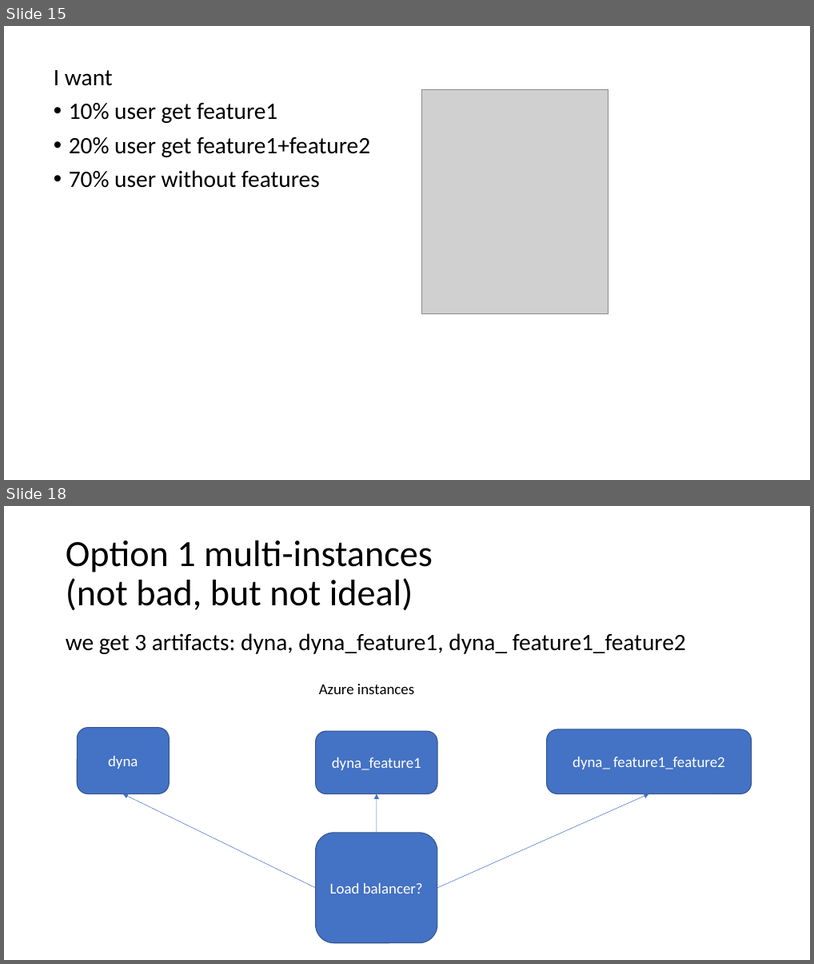
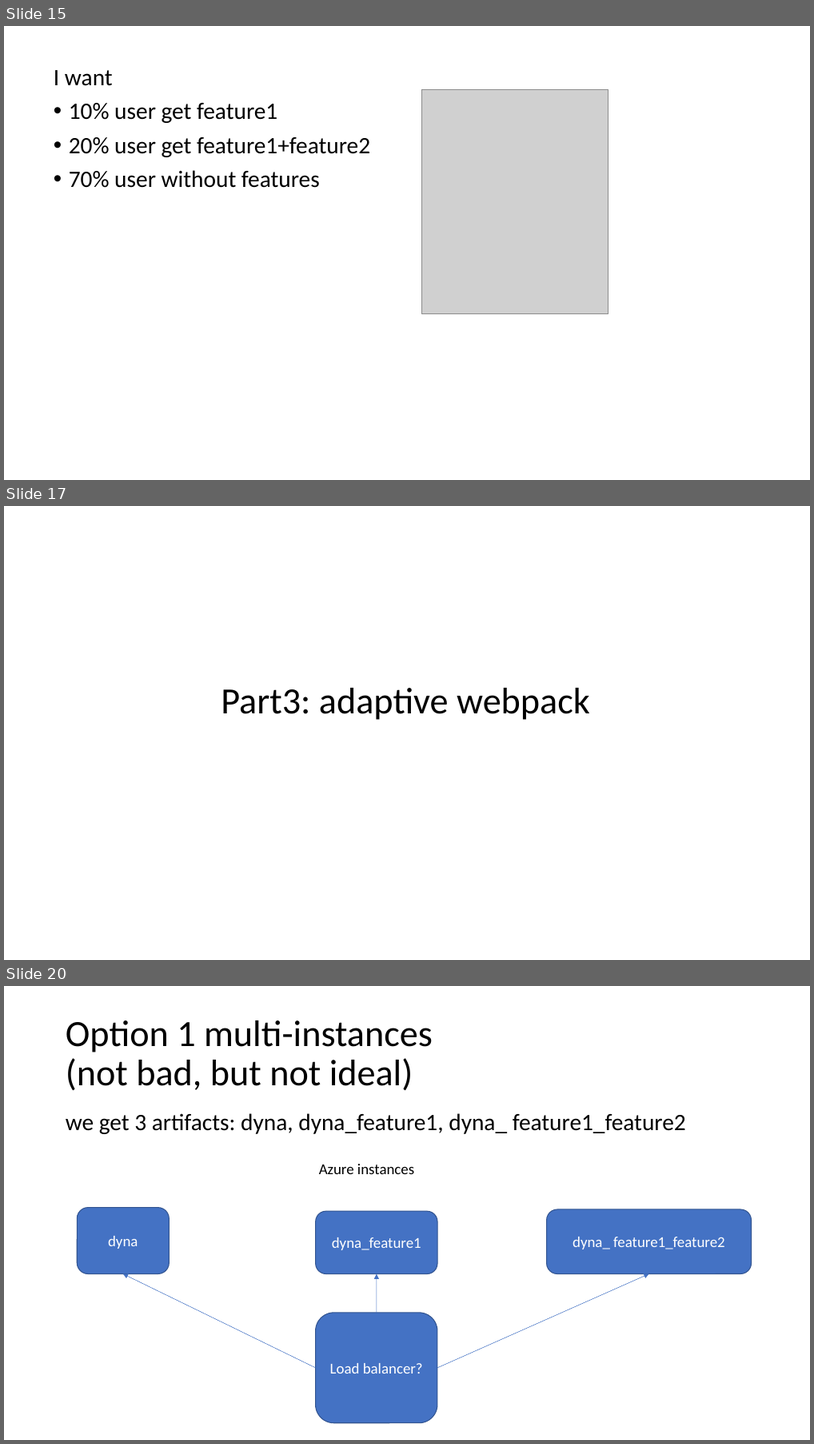
Before and after one commit to chaiyilin/featureToggling, a slide deck: featureToggles.pptx. Shown one above the other, each under a label of ours: slides 15 and 18 before the commit, slides 15, 17 and 20 after it; the slides between them are not shown. The pictures are 814x964 and 814x1444 pixels, drawn with LibreOffice and Linux fonts; fonts in the diff are those of the drawing; grey boxes stand for pictures. Boxes give left, top, right and bottom in pixels: in the first picture for what was removed or moved away, otherwise in the second. Text is boxed around its words. In the diff, an @@ line names an element or a change of style, - is before the commit and + after.

```diff
--- a/featureToggles.pptx
+++ b/featureToggles.pptx
@@ slide 17 added at <box>4,506,810,960</box>, background #FFFFFF @@
@@ title added at <box>221,688,590,720</box>, 44 pt, text #000000 @@
+Part3: adaptive webpack
@@ what was slide 18 is now slide 20 @@
```
Also in this commit, not shown: 7 slides changed, 3 other slides added, 1 slide removed.
